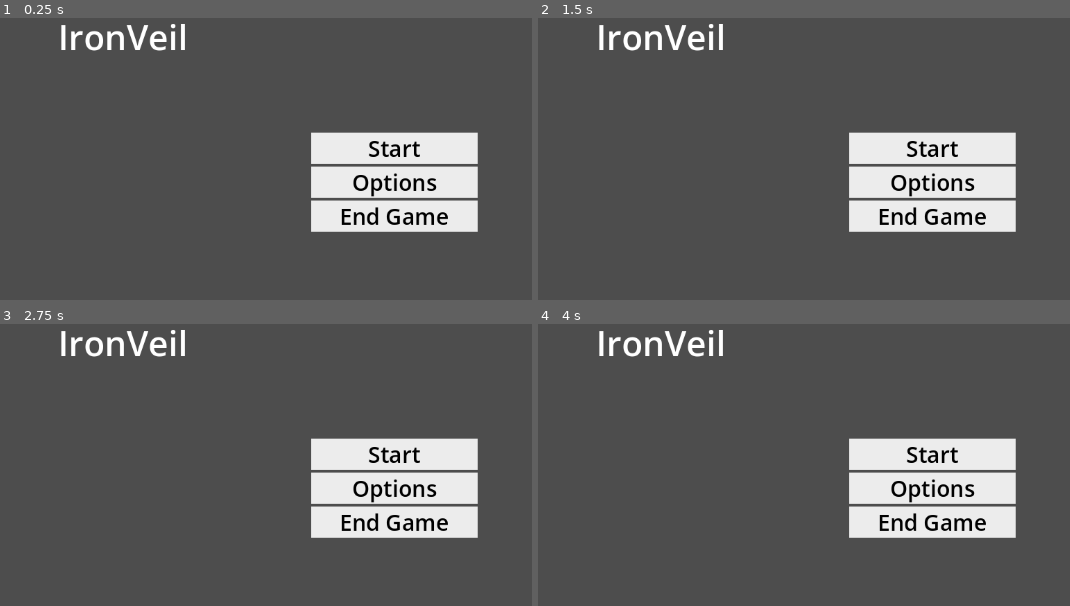
Above: before the commit, frames 1-4 (two rows, left to right).
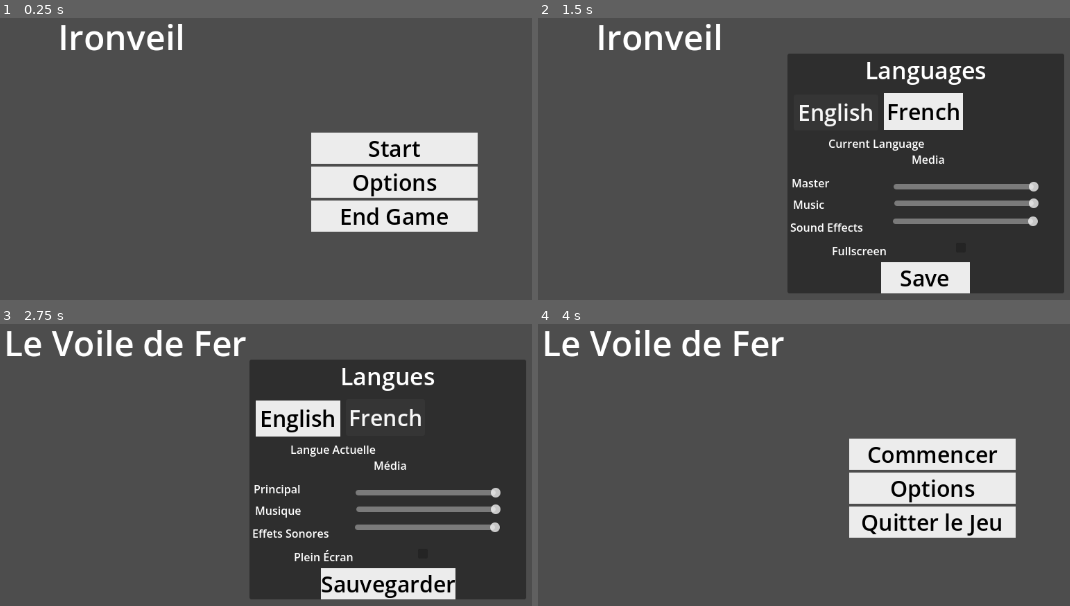
Above: after the commit, the same moments.

Repository: Crazy2themax/Game-Programming-Final-Project
Game: Godot game, scene res://Assets/scenes/MainMenu.tscn
The game is run twice, just before and just after one commit, with the same random seed, the same clock (stepped at 60 frames per second) and the same inputs.
Inputs (mouse positions are in pixels of both pictures, inside the frame that each line leads up to):
- Up to frame 1 (0.25 s): no input
- Up to frame 2 (1.5 s): click "Options" at 0.5 s; click (835, 113) at 1.25 s, where only the run after the commit has a clickable "English"
- Up to frame 3 (2.75 s): click (383, 417) at 2 s, where only the run after the commit has a clickable "French"
- Up to frame 4 (4 s): click (931, 521) at 2.75 s, where only the run before the commit has a clickable "End Game"; click (926, 583) at 3.5 s, where only the run after the commit has a clickable "Sauvegarder"

The runs differ from the first frame. In frame 1, 0.5% of the frame differs, in the area x 23-35%, y 2-12%; in frame 2, 42%; in frame 3, 43%, in the area x 1-99%, y 2-98%; in frame 4, 3.5%.

Commit message:
fixed player.gd script and main_menu.gd script
basically remade the scripts for both. got  rid of the flags from the assignment 4. got the player's movement mapped out properly.

Diff:
--- a/Assets/scenes/MainMenu.tscn
+++ b/Assets/scenes/MainMenu.tscn
@@ -1,5 +1,6 @@
 [gd_scene format=3 uid="uid://b0cr7u6meqrbg"]
 
+[ext_resource type="Script" uid="uid://d2nb6ssr05csy" path="res://Assets/scenes/main_menu.gd" id="1_8ryqc"]
 [ext_resource type="AudioStream" uid="uid://bmylsbekho173" path="res://Assets/sounds/background/awesomeness.mp3" id="3_ow34m"]
 [ext_resource type="AudioStream" uid="uid://ckql0ima7t2kg" path="res://Assets/sounds/sound effects/dragon-studio-button-press-382713.mp3" id="4_l72w3"]
 
@@ -37,6 +38,7 @@
 anchor_bottom = 1.0
 grow_horizontal = 2
 grow_vertical = 2
+script = ExtResource("1_8ryqc")
 
 [node name="Panel" type="Panel" parent="." unique_id=352169848]
 layout_mode = 1
--- /dev/null
+++ b/Assets/scenes/main_menu.gd
@@ -0,0 +1,162 @@
+extends Control
+
+
+var current_lang = "en"
+var translations = {
+	"en": {
+		"title": "Ironveil",
+		"play": "Start",
+		"options": "Options",
+		"exit": "End Game",
+		"current_lang": "Current Language",
+		"language": "Languages",
+		"audio": "Media",
+		"master": "Master",
+		"music": "Music",
+		"sfx": "Sound Effects",
+		"fullscreen": "Fullscreen",
+		"save": "Save"
+	},
+	"fr": {
+		"title": "Le Voile de Fer",
+		"play": "Commencer",
+		"options": "Options",
+		"exit": "Quitter le Jeu",
+		"current_lang": "Langue Actuelle",
+		"language": "Langues",
+		"audio": "Média",
+		"master": "Principal",
+		"music": "Musique",
+		"sfx": "Effets Sonores",
+		"fullscreen": "Plein Écran",
+		"save": "Sauvegarder"
+	},
+	"es": {
+		"title": "El Velo de Hierro",
+		"play": "Comenzar",
+		"options": "Opciones",
+		"exit": "Salir del Juego",
+		"current_lang": "Idioma Actual",
+		"language": "Idiomas",
+		"audio": "Medios",
+		"master": "Principal",
+		"music": "Música",
+		"sfx": "Efectos de Sonido",
+		"fullscreen": "Pantalla Completa",
+		"save": "Guardar"
+	},
+}
+
+func _ready() -> void:
+	load_settings()
+	update_language()
+
+
+
+
+
+func update_language():
+	var t = translations[current_lang]
+
+	# Main menu
+	$Panel/Label.text = t["title"]
+	$MenuContainer/Start_button.text = t["play"]
+	$MenuContainer/Options_button.text = t["options"]
+	$MenuContainer/Endgame_button.text = t["exit"]
+
+	# Options menu
+	$"Options Panel/Languages_label".text = t["language"]
+	$"Options Panel/Media Label".text = t["audio"]
+	$"Options Panel/Master Label".text = t["master"]
+	$"Options Panel/Current Languages label".text = t["current_lang"]
+	$"Options Panel/Music Label".text = t["music"]
+	$"Options Panel/Sound Effect Label".text = t["sfx"]
+	$"Options Panel/Fullscreen label".text = t["fullscreen"]
+	$"Options Panel/Save_button".text = t["save"]
+
+func save_settings():
+	var config = ConfigFile.new()
+	config.set_value("audio", "Master", $"Options Panel/Master Sound Slider".value)
+	config.set_value("audio", "background", $"Options Panel/Music Slider".value)
+	config.set_value("audio", "Sound effect", $"Options Panel/Sound Effect Slider".value)
+	config.set_value("display", "fullscreen", $"Options Panel/CheckBox".button_pressed)
+	config.set_value("language", "lang", current_lang)
+	config.save("user://settings.cfg")
+
+func load_settings():
+
+	var config = ConfigFile.new()
+	if config.load("user://settings.cfg") == OK:
+		$"Options Panel/Master Sound Slider".value = config.get_value("audio", "master", 1.0)
+		$"Options Panel/Music Slider".value = config.get_value("audio", "music", 1.0)
+		$"Options Panel/Sound Effect Slider".value = config.get_value("audio", "sfx", 1.0)
+		$"Options Panel/CheckBox".button_pressed = config.get_value("display", "fullscreen", false)
+		current_lang = config.get_value("language", "lang", "en")
+
+# Language buttons
+func _on_english_button_pressed() -> void:
+	$"Options Panel/Sound Effect Slider/AudioStreamPlayer2D".play()
+	current_lang = "en"
+
+	update_language()
+
+
+func _on_french_button_pressed() -> void:
+	$"Options Panel/Sound Effect Slider/AudioStreamPlayer2D".play()
+	current_lang = "fr"
+
+	update_language()
+
+func _on_spanish_button_pressed() -> void:
+	$"Options Panel/Sound Effect Slider/AudioStreamPlayer2D".play()
+	current_lang = "es"
+
+	update_language()
+
+# Main Menu navigation
+func _on_options_button_pressed() -> void:
+	$"Options Panel/Sound Effect Slider/AudioStreamPlayer2D".play()
+	$"Options Panel".visible = true
+	$MenuContainer.visible = false
+
+func _on_start_button_pressed() -> void:
+	$"Options Panel/Sound Effect Slider/AudioStreamPlayer2D".play()
+	get_tree().change_scene_to_file("res://scenes/gameplay.tscn")
+	print("open new scene")
+
+func _on_endgame_button_pressed() -> void:
+	$"Options Panel/Sound Effect Slider/AudioStreamPlayer2D".play()
+	get_tree().quit()
+
+func _on_save_button_pressed() -> void:
+
+	$"Options Panel/Sound Effect Slider/AudioStreamPlayer2D".play()
+	save_settings()
+	$"Options Panel".visible = false
+	$MenuContainer.visible = true
+
+# Audio sliders
+func _on_master_sound_slider_value_changed(value: float) -> void:
+	AudioServer.set_bus_volume_db(
+		AudioServer.get_bus_index("Master"),
+		linear_to_db(value)
+	)
+
+func _on_music_slider_value_changed(value: float) -> void:
+	AudioServer.set_bus_volume_db(
+		AudioServer.get_bus_index("background"),
+		linear_to_db(value)
+	)
+
+func _on_sound_effect_slider_value_changed(value: float) -> void:
+	AudioServer.set_bus_volume_db(
+		AudioServer.get_bus_index("Sound effect"),
+		linear_to_db(value)
+	)
+
+
+func _on_check_box_toggled(toggled_on: bool) -> void:
+	if toggled_on == true:
+		DisplayServer.window_set_mode(DisplayServer.WINDOW_MODE_FULLSCREEN)
+	else:
+		DisplayServer.window_set_mode(DisplayServer.WINDOW_MODE_WINDOWED)
--- a/Assets/scripts/main_menu.gd
+++ /dev/null
@@ -1,166 +0,0 @@
-extends Control
-
-var flags = {
-	"en": preload("res://assets/images/en.webp"),
-	"fr": preload("res://assets/images/fr.jpg"),
-	"es": preload("res://assets/images/es.webp")
-}
-var current_lang = "en"
-var translations = {
-	"en": {
-		"title": "Ironveil",
-		"play": "Start",
-		"options": "Options",
-		"exit": "End Game",
-		"current_lang": "Current Language",
-		"language": "Languages",
-		"audio": "Media",
-		"master": "Master",
-		"music": "Music",
-		"sfx": "Sound Effects",
-		"fullscreen": "Fullscreen",
-		"save": "Save"
-	},
-	"fr": {
-		"title": "Le Voile de Fer",
-		"play": "Commencer",
-		"options": "Options",
-		"exit": "Quitter le Jeu",
-		"current_lang": "Langue Actuelle",
-		"language": "Langues",
-		"audio": "Média",
-		"master": "Principal",
-		"music": "Musique",
-		"sfx": "Effets Sonores",
-		"fullscreen": "Plein Écran",
-		"save": "Sauvegarder"
-	},
-	"es": {
-		"title": "El Velo de Hierro",
-		"play": "Comenzar",
-		"options": "Opciones",
-		"exit": "Salir del Juego",
-		"current_lang": "Idioma Actual",
-		"language": "Idiomas",
-		"audio": "Medios",
-		"master": "Principal",
-		"music": "Música",
-		"sfx": "Efectos de Sonido",
-		"fullscreen": "Pantalla Completa",
-		"save": "Guardar"
-	},
-}
-
-func _ready() -> void:
-	load_settings()
-	update_language()
-	$"Options Panel/FlagImage".texture = flags[current_lang]
-func update_flag():
-	$"Options Panel/FlagImage".texture = flags[current_lang]
-
-
-func update_language():
-	var t = translations[current_lang]
-
-	# Main menu
-	$Panel/Label.text = t["title"]
-	$MenuContainer/Start_button.text = t["play"]
-	$MenuContainer/Options_button.text = t["options"]
-	$MenuContainer/Endgame_button.text = t["exit"]
-
-	# Options menu
-	$"Options Panel/Languages_label".text = t["language"]
-	$"Options Panel/Media Label".text = t["audio"]
-	$"Options Panel/Master Label".text = t["master"]
-	$"Options Panel/Current Languages label".text = t["current_lang"]
-	$"Options Panel/Music Label".text = t["music"]
-	$"Options Panel/Sound Effect Label".text = t["sfx"]
-	$"Options Panel/Fullscreen label".text = t["fullscreen"]
-	$"Options Panel/Save_button".text = t["save"]
-
-func save_settings():
-	var config = ConfigFile.new()
-	config.set_value("audio", "Master", $"Options Panel/Master Sound Slider".value)
-	config.set_value("audio", "background", $"Options Panel/Music Slider".value)
-	config.set_value("audio", "Sound effect", $"Options Panel/Sound Effect Slider".value)
-	config.set_value("display", "fullscreen", $"Options Panel/CheckBox".button_pressed)
-	config.set_value("language", "lang", current_lang)
-	config.save("user://settings.cfg")
-
-func load_settings():
-
-	var config = ConfigFile.new()
-	if config.load("user://settings.cfg") == OK:
-		$"Options Panel/Master Sound Slider".value = config.get_value("audio", "master", 1.0)
-		$"Options Panel/Music Slider".value = config.get_value("audio", "music", 1.0)
-		$"Options Panel/Sound Effect Slider".value = config.get_value("audio", "sfx", 1.0)
-		$"Options Panel/CheckBox".button_pressed = config.get_value("display", "fullscreen", false)
-		current_lang = config.get_value("language", "lang", "en")
-
-# Language buttons
-func _on_english_button_pressed() -> void:
-	$"Options Panel/Sound Effect Slider/AudioStreamPlayer2D".play()
-	current_lang = "en"
-	update_flag()
-	update_language()
-
-
-func _on_french_button_pressed() -> void:
-	$"Options Panel/Sound Effect Slider/AudioStreamPlayer2D".play()
-	current_lang = "fr"
-	update_flag()
-	update_language()
-
-func _on_spanish_button_pressed() -> void:
-	$"Options Panel/Sound Effect Slider/AudioStreamPlayer2D".play()
-	current_lang = "es"
-	update_flag()
-	update_language()
-
-# Main Menu navigation
-func _on_options_button_pressed() -> void:
-	$"Options Panel/Sound Effect Slider/AudioStreamPlayer2D".play()
-	$"Options Panel".visible = true
-	$MenuContainer.visible = false
-
-func _on_start_button_pressed() -> void:
-	$"Options Panel/Sound Effect Slider/AudioStreamPlayer2D".play()
-	get_tree().change_scene_to_file("res://scenes/gameplay.tscn")
-	print("open new scene")
-
-func _on_endgame_button_pressed() -> void:
-	$"Options Panel/Sound Effect Slider/AudioStreamPlayer2D".play()
-	get_tree().quit()
-
-func _on_save_button_pressed() -> void:
-
-	$"Options Panel/Sound Effect Slider/AudioStreamPlayer2D".play()
-	save_settings()
-	$"Options Panel".visible = false
-	$MenuContainer.visible = true
-
-# Audio sliders
-func _on_master_sound_slider_value_changed(value: float) -> void:
-	AudioServer.set_bus_volume_db(
-		AudioServer.get_bus_index("Master"),
-		linear_to_db(value)
-	)
-
-func _on_music_slider_value_changed(value: float) -> void:
-	AudioServer.set_bus_volume_db(
-		AudioServer.get_bus_index("background"),
-		linear_to_db(value)
-	)
-
-func _on_sound_effect_slider_value_changed(value: float) -> void:
-	AudioServer.set_bus_volume_db(
-		AudioServer.get_bus_index("Sound effect"),
-		linear_to_db(value)
-	)
-
-
-func _on_check_box_toggled(toggled_on: bool) -> void:
-	if toggled_on == true:
-		DisplayServer.window_set_mode(DisplayServer.WINDOW_MODE_FULLSCREEN)
-	else:
-		DisplayServer.window_set_mode(DisplayServer.WINDOW_MODE_WINDOWED)
--- a/project.godot
+++ b/project.godot
@@ -19,7 +19,28 @@
 
 move_left={
 "deadzone": 0.2,
-"events": []
+"events": [Object(InputEventKey,"resource_local_to_scene":false,"resource_name":"","device":0,"window_id":0,"alt_pressed":false,"shift_pressed":false,"ctrl_pressed":false,"meta_pressed":false,"pressed":false,"keycode":0,"physical_keycode":65,"key_label":0,"unicode":0,"location":0,"echo":false,"script":null)
+]
+}
+move_right={
+"deadzone": 0.2,
+"events": [Object(InputEventKey,"resource_local_to_scene":false,"resource_name":"","device":0,"window_id":0,"alt_pressed":false,"shift_pressed":false,"ctrl_pressed":false,"meta_pressed":false,"pressed":false,"keycode":0,"physical_keycode":68,"key_label":0,"unicode":0,"location":0,"echo":false,"script":null)
+]
+}
+jump={
+"deadzone": 0.2,
+"events": [Object(InputEventKey,"resource_local_to_scene":false,"resource_name":"","device":0,"window_id":0,"alt_pressed":false,"shift_pressed":false,"ctrl_pressed":false,"meta_pressed":false,"pressed":false,"keycode":0,"physical_keycode":32,"key_label":0,"unicode":0,"location":0,"echo":false,"script":null)
+]
+}
+attack_1={
+"deadzone": 0.2,
+"events": [Object(InputEventMouseButton,"resource_local_to_scene":false,"resource_name":"","device":-1,"window_id":0,"alt_pressed":false,"shift_pressed":false,"ctrl_pressed":false,"meta_pressed":false,"button_mask":0,"position":Vector2(0, 0),"global_position":Vector2(0, 0),"factor":1.0,"button_index":1,"canceled":false,"pressed":false,"double_click":false,"script":null)
+]
+}
+attack_2={
+"deadzone": 0.2,
+"events": [Object(InputEventMouseButton,"resource_local_to_scene":false,"resource_name":"","device":-1,"window_id":0,"alt_pressed":false,"shift_pressed":false,"ctrl_pressed":false,"meta_pressed":false,"button_mask":0,"position":Vector2(0, 0),"global_position":Vector2(0, 0),"factor":1.0,"button_index":2,"canceled":false,"pressed":false,"double_click":false,"script":null)
+]
 }
 
 [physics]
Not shown, added: Assets/scenes/main_menu.gd.uid
